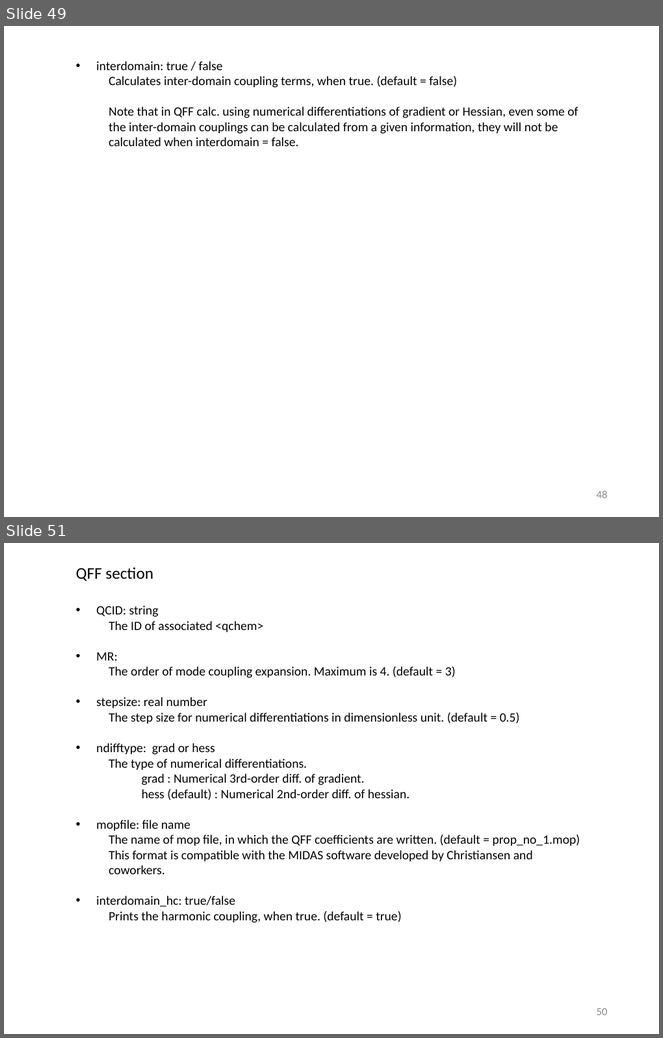
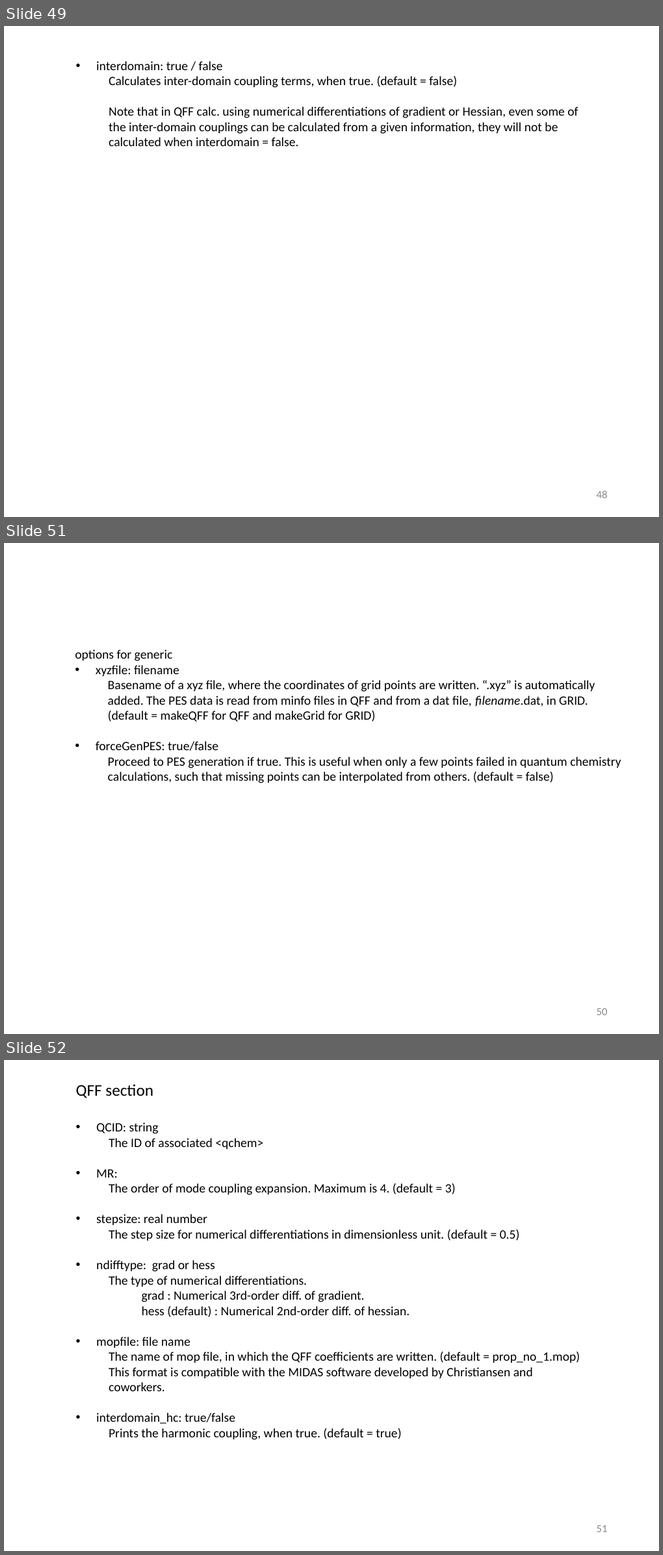
Before and after one commit to yagikiyoshi/sindo, a slide deck: doc/MakePES/usage_MakePES.pptx. Shown one above the other, each under a label of ours: slides 49 and 51 before the commit, slides 49, 51 and 52 after it; the slides between them are not shown. The pictures are 663x1038 and 663x1555 pixels, drawn with LibreOffice and Linux fonts; fonts in the diff are those of the drawing. Boxes give left, top, right and bottom in pixels: in the first picture for what was removed or moved away, otherwise in the second. Text is boxed around its words. In the diff, an @@ line names an element or a change of style, - is before the commit and + after.

```diff
--- a/doc/MakePES/usage_MakePES.pptx
+++ b/doc/MakePES/usage_MakePES.pptx
@@ slide 51 added at bbox=[4, 543, 659, 1034], background #FFFFFF @@
@@ text added at bbox=[75, 650, 621, 783], 14 pt, text #000000 @@
+options for generic
+• xyzfile: filename
+  Basename of a xyz file, where the coordinates of grid points are written. “.xyz” is automatically added. The PES data is read from minfo files in QFF and from a dat file, filename.dat, in GRID. (default = makeQFF for QFF and makeGrid for GRID)
+• forceGenPES: true/false
+  Proceed to PES generation if true. This is useful when only a few points failed in quantum chemistry calculations, such that missing points can be interpolated from others. (default = false)
@@ page number added at bbox=[597, 1008, 608, 1016], 12 pt, text #8C8C8C @@
+50
@@ what was slide 51 is now slide 52 @@
@@ page number at bbox=[597, 1525, 608, 1533]: text changed @@
-50
+51
```
Also in this commit, not shown: 1 slide changed, 1 other slide added, 1 slide removed, 4 other files.
